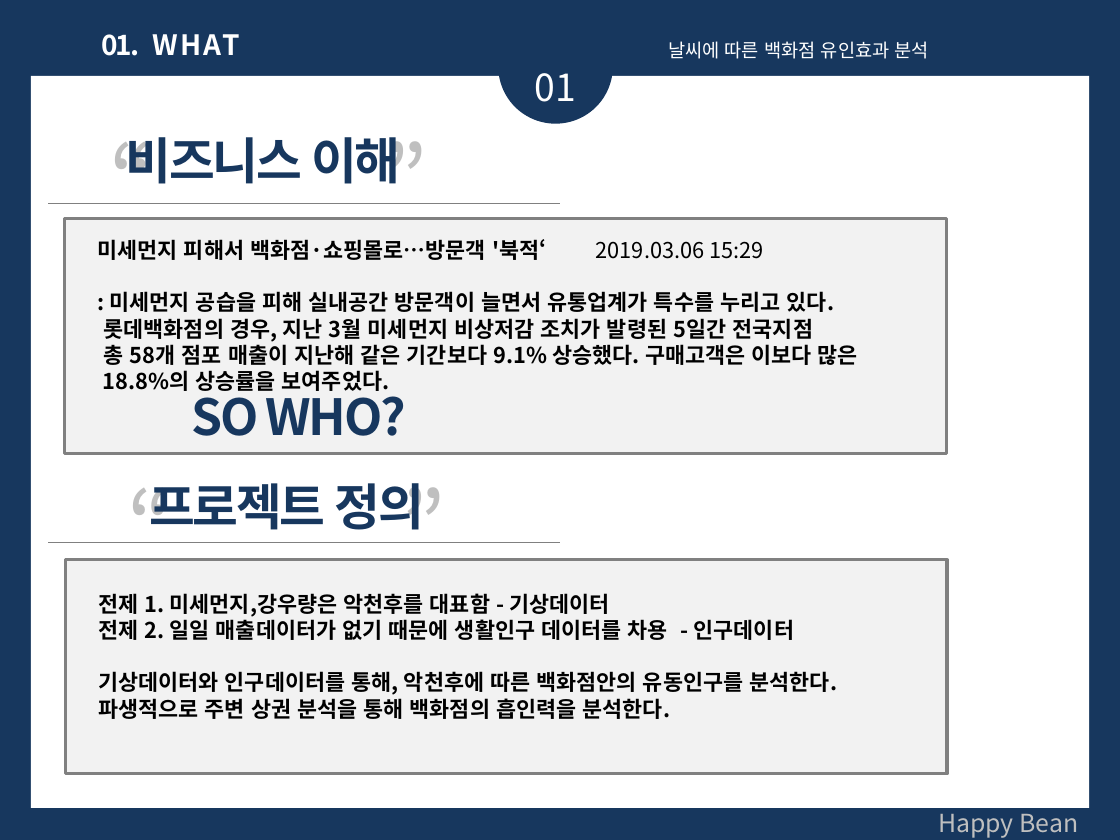
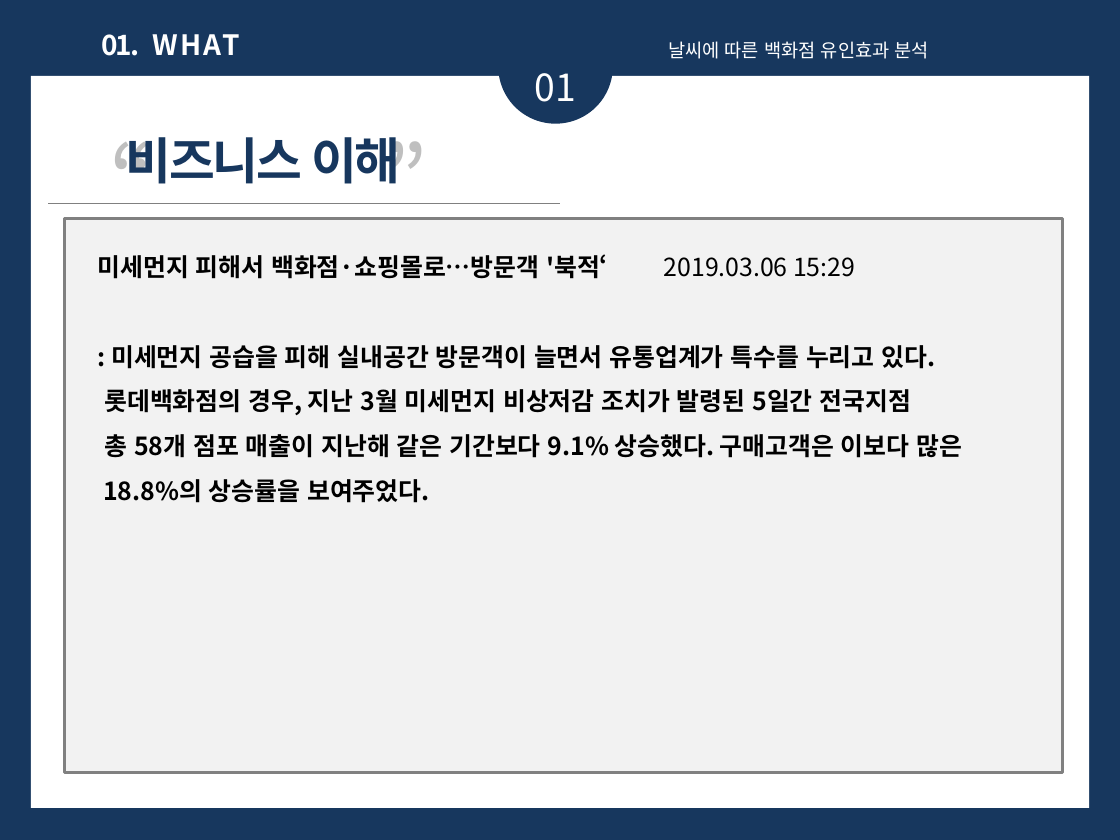
Before and after one commit to jonghyunlee1993/MulticampusSemiProject, a slide deck: slide 3 of 발표자료/1조 세미프로젝트_브리핑_강자연 수정.pptx. Drawn at 1120x840 pixels with LibreOffice and Linux fonts; fonts in the diff are those of the drawing. Boxes give left, top, right and bottom in pixels: in the first picture for what was removed or moved away, otherwise in the second. Text is boxed around its words. In the diff, an @@ line names an element or a change of style, - is before the commit and + after.

```diff
--- a/발표자료/1조 세미프로젝트_브리핑_강자연 수정.pptx
+++ b/발표자료/1조 세미프로젝트_브리핑_강자연 수정.pptx
@@ rectangle: place and size @@
-rectangle at [64,218,945,452]
+rectangle at [64,218,1062,773]
@@ text "미세먼지 피해서 백화점·쇼핑몰로…방문객 '북적‘ 2019.03.06 ..." at [98,254,962,503]: size 14 to 16 pt; line spacing 1 to 1.5 @@
@@ text removed at [192,385,405,436] @@
-SO WHO?
@@ text removed at [0,461,727,586] @@
-“ ”
@@ text removed at [149,483,424,530] @@
-프로젝트 정의
@@ line removed from (48, 542) to (560, 542) @@
@@ rectangle removed at [65,560,946,774] @@
@@ text removed at [98,593,837,719] @@
-전제 1. 미세먼지,강우량은 악천후를 대표함 - 기상데이터
-전제 2. 일일 매출데이터가 없기 때문에 생활인구 데이터를 차용 - 인구데이터
-기상데이터와 인구데이터를 통해, 악천후에 따른 백화점안의 유동인구를 분석한다.
-파생적으로 주변 상권 분석을 통해 백화점의 흡인력을 분석한다.
@@ text removed at [938,806,1078,838] @@
-Happy Bean
```
Also in this commit, not shown: 6 other slides changed, 4 slides added, 2 other files.
